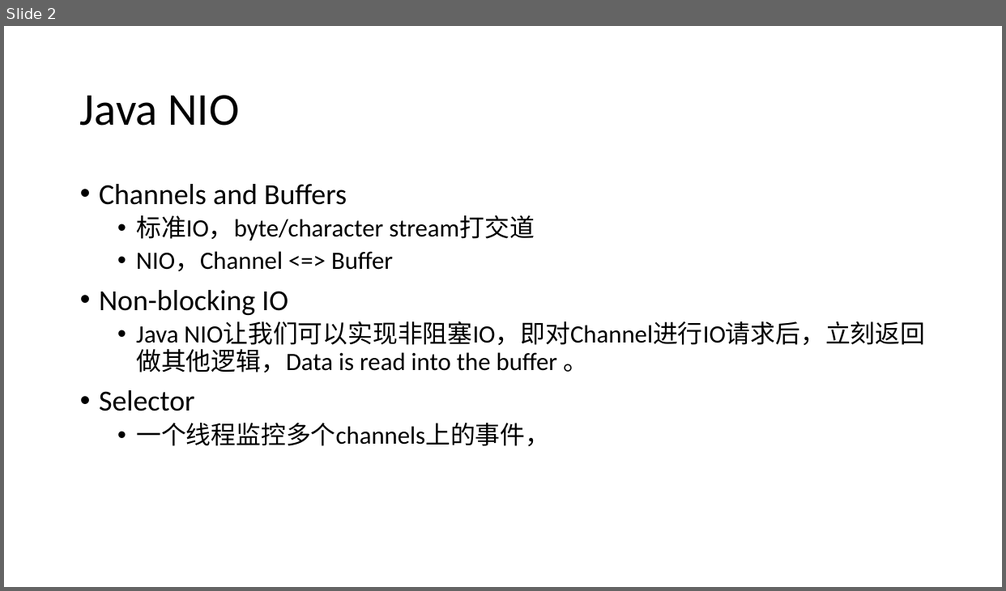
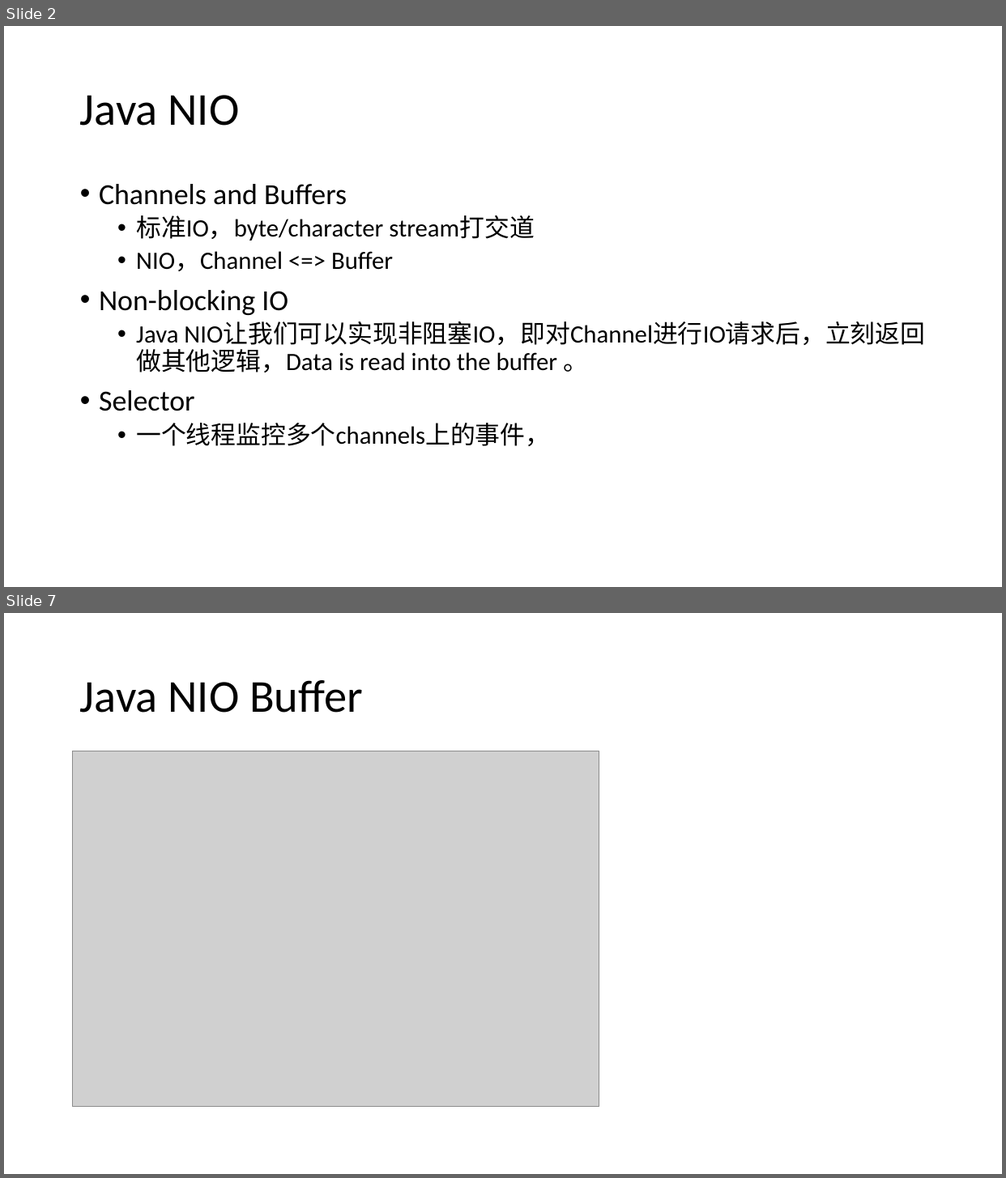
Before and after one commit to zy475459736/progress, a slide deck: io/IO.pptx. Shown one above the other, each under a label of ours: slide 2 before the commit, slides 2 and 7 after it; the slides between them are not shown. The pictures are 1006x591 and 1006x1178 pixels, drawn with LibreOffice and Linux fonts; fonts in the diff are those of the drawing; grey boxes stand for pictures. Boxes give left, top, right and bottom in pixels: in the first picture for what was removed or moved away, otherwise in the second. Text is boxed around its words. In the diff, an @@ line names an element or a change of style, - is before the commit and + after.

```diff
--- a/io/IO.pptx
+++ b/io/IO.pptx
@@ slide 7 added at [4, 613, 1002, 1174], background #FFFFFF @@
@@ title added at [80, 680, 363, 713], 44 pt, text #000000 @@
+Java NIO Buffer
@@ picture added at [73, 752, 599, 1107] @@
```
Also in this commit, not shown: 9 other slides added, 2 slides removed.
